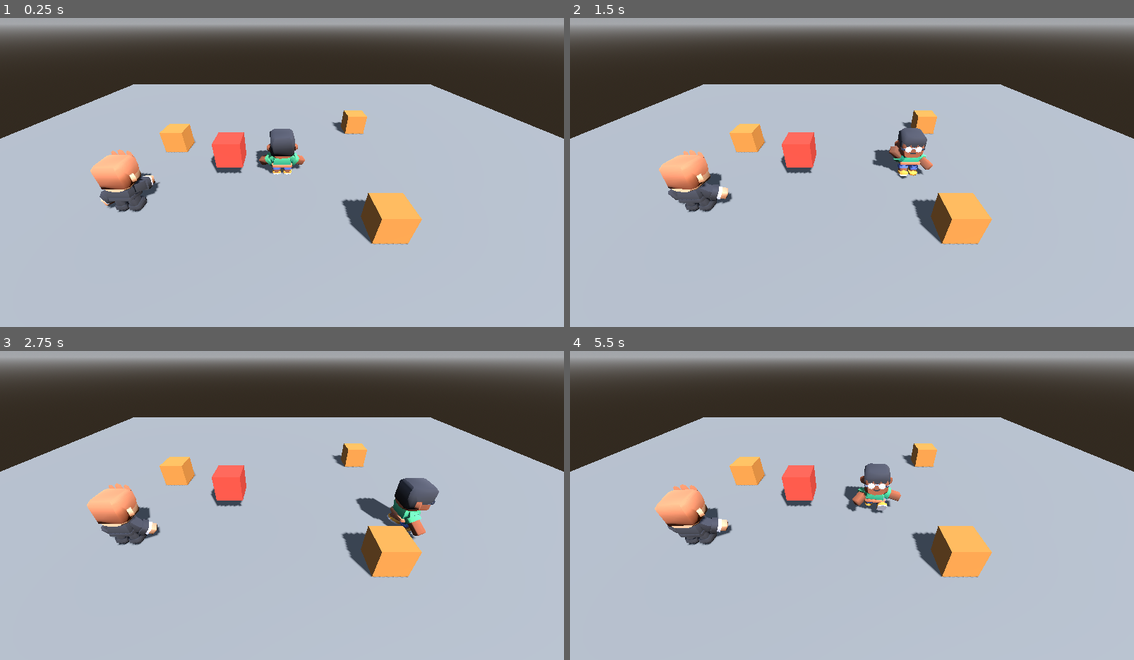
Above: before the commit, frames 1-4 (two rows, left to right).
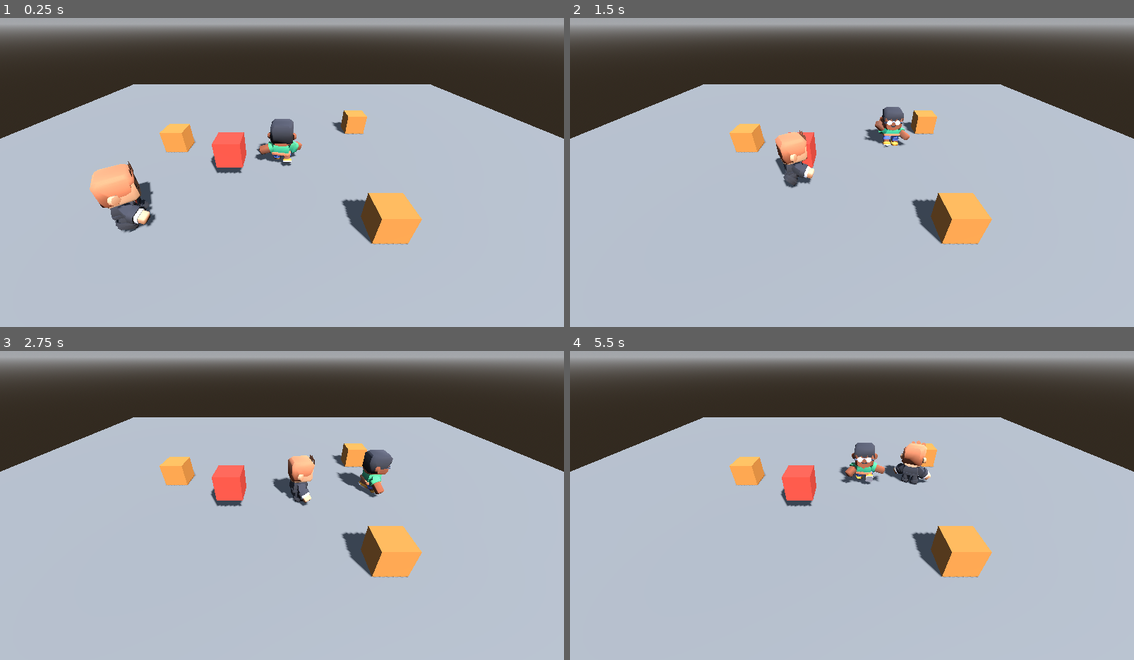
Above: after the commit, the same moments.

Repository: Carola-caicedo/Survivor-Maze-Puzzle
Game: Godot game, scene res://main.tscn
Two runs of this game, one before a commit and one after it. Both use one fixed random seed, a clock stepped at 60 frames per second and the inputs below.
Inputs:
- Up to frame 1 (0.25 s): no input
- Up to frame 2 (1.5 s): hold D (move_right) 0.53-1.28 s; tap E (interactuar) at 0.6 s; hold S (move_down) from 1.28 s (still down); tap Space (espada) at 1.35 s
- Up to frame 3 (2.75 s): tap E (interactuar) at 1.55, 2.1 s; release S (move_down) at 2.03 s; hold D (move_right) from 2.03 s (still down)
- Up to frame 4 (5.5 s): release D (move_right) at 2.78 s; hold W (move_up) 2.78-3.53 s; tap F at 2.85 s; tap E (interactuar) at 3.05, 3.6, 4.55, 5.1 s; hold A (move_left) 3.53-5.03 s; tap Space (espada) at 4.35 s; hold S (move_down) from 5.03 s (still down)

The runs differ from the first frame. In frame 1, 2.9% of the frame differs, in the area x 15-55%, y 32-70%; in frame 2, 4.0%; in frame 3, 4.5%, in the area x 15-78%, y 31-64%; in frame 4, 3.7%.

Commit message:
T9 N2 - Tarea B - golpe con alcance

Diff:
--- a/golpeador.gd
+++ b/golpeador.gd
@@ -4,8 +4,11 @@
 
 @export var rapidez = 2.0
 @export var rango_ataque = 1.5
-@export var tiempo_aviso = 0.5
+@export var tiempo_aviso = 1.0
 @export var tiempo_recarga = 1.0
+
+@export var alcance_golpe = 1.6
+@export var danio = 15
 
 var estado = Estado.ACERCARSE
 var reloj = 0.0
@@ -68,9 +71,15 @@
 	elif estado == Estado.RECARGA:
 		reloj = tiempo_recarga
 
+# El aviso le da tiempo al jugador: el golpe mira DÓNDE ESTÁ AHORA.
+func golpear():
+	if distancia() > alcance_golpe:
+		print(name, " falla a ", snappedf(distancia(), 0.01), " m")
+		return
 
-func golpear():
-	print(name, " golpea")
+	var salud = jugador.get_node_or_null("Salud")
+	if salud != null:
+		salud.recibir_golpe(danio)
 
 
 func ir_a(destino):
--- a/main.tscn
+++ b/main.tscn
@@ -6,6 +6,7 @@
 [ext_resource type="PackedScene" uid="uid://bkmexfnojlmxi" path="res://personaje/character-male-a.glb" id="2_modelo"]
 [ext_resource type="Script" uid="uid://8muj4gig7kts" path="res://espada.gd" id="4_1bvp3"]
 [ext_resource type="Script" uid="uid://g76pliv8lo3r" path="res://interactuar.gd" id="5_lquwl"]
+[ext_resource type="Script" uid="uid://dasg24n6trd5e" path="res://salud.gd" id="7_5vw27"]
 [ext_resource type="PackedScene" uid="uid://ccd46sqcppw1j" path="res://golpeador.tscn" id="7_272bh"]
 
 [sub_resource type="ProceduralSkyMaterial" id="CieloMat"]
@@ -93,11 +94,11 @@
 [node name="Camera3D" type="Camera3D" parent="." unique_id=26671349]
 transform = Transform3D(1, 0, 0, 0, 0.819152, 0.573576, 0, -0.573576, 0.819152, 0, 5, 7)
 
-[node name="Personaje" type="CharacterBody3D" parent="." unique_id=2042316050 node_paths=PackedStringArray("camara")]
+[node name="Personaje" type="CharacterBody3D" parent="." unique_id=2042316050 node_paths=PackedStringArray("camara") groups=["jugador"]]
 script = ExtResource("1_pj")
 camara = NodePath("../Camera3D")
-prueba = 4
-accion_prueba = "interactuar.F5"
+prueba = 1
+accion_prueba = "golpeador.F5"
 
 [node name="CollisionShape3D" type="CollisionShape3D" parent="Personaje" unique_id=1745509103]
 transform = Transform3D(1, 0, 0, 0, 1, 0, 0, 0, 1, 0, 0.875, 0)
@@ -112,5 +113,12 @@
 [node name="Interactuar" type="Node" parent="Personaje" unique_id=1103396318]
 script = ExtResource("5_lquwl")
 
+[node name="Salud" type="Node" parent="Personaje" unique_id=208371855]
+script = ExtResource("7_5vw27")
+
 [node name="Golpeador" parent="." unique_id=602957092 instance=ExtResource("7_272bh")]
-transform = Transform3D(1, 0, 0, 0, 1, 0, 0, 0, 1, -5, 0, 2)
+transform = Transform3D(1, 0, 0, 0, 1, 0, 0, 0, 1, -5, 0, 3)
+rapidez = 2.5
+rango_ataque = 1.3
+tiempo_aviso = 0.5
+tiempo_recarga = 1.2
--- /dev/null
+++ b/salud.gd
@@ -0,0 +1,20 @@
+extends Node
+
+@export var vida = 100
+@export var invulnerable = 0.5
+var reloj = 0.0
+
+
+func _physics_process(delta):
+	reloj = maxf(reloj - delta, 0.0)
+
+
+func recibir_golpe(danio):
+	if reloj > 0.001:
+		print("invulnerable: no cuenta")
+		return
+	vida = maxi(vida - danio, 0)
+	reloj = invulnerable
+	print("vida del jugador: ", vida)
+	if vida == 0:
+		print("el jugador perdió")
Not shown, added: salud.gd.uid
